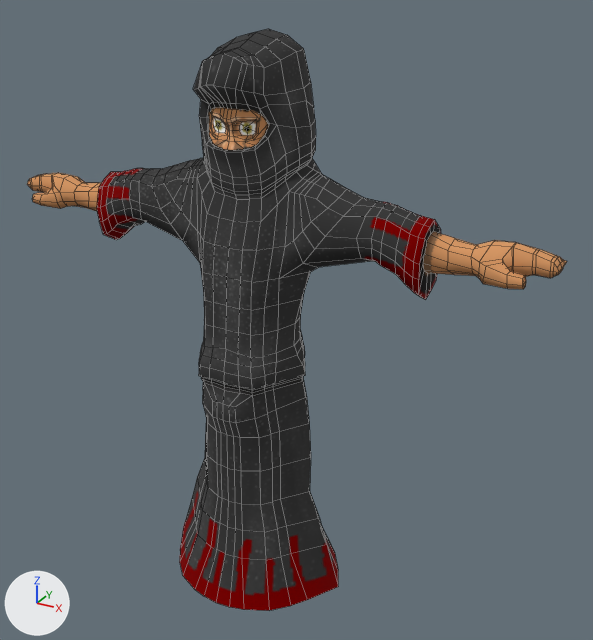
Renders of the FBX model Project Folder0008/Project Folder/Assets/Pruner.fbx from each side of a commit.
One viewpoint serves both versions: a camera (50 mm lens) standing at (0.17, -0.27, 0.268) and looking at (0.006, 0.028, 0.119). The axes (+X, +Y, +Z) are drawn at lower left. The lights are the same throughout. Mesh edges are drawn as thin lines. Where no turn or scale is listed for an object, it has been applied to the vertices.

The first picture shows 'RoadKillOut_0'.
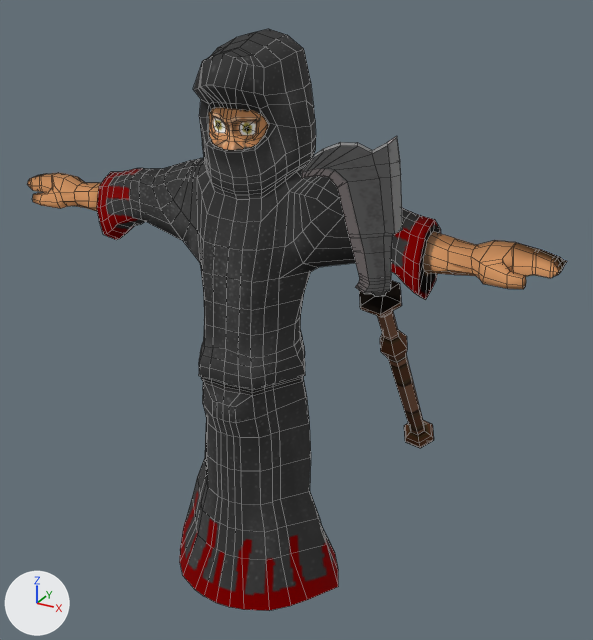
The newer file is also turned or shifted as a whole; pictures and numbers use the older file's frame.

Changed parts and their boxes [x1, y1, x2, y2] in the pictures (593 x 640 px):
'Staff_Weapon:RoadKillOut_0', added: after [302, 136, 434, 448]
part 1 of me_mesh, cut back: [523, 276, 526, 289] in both

The change in detail:
Picture 'Weapon Specular.tga' (img_weapon_specular_tga) is new.
Picture 'Weapon Diffuse.tga' (img_weapon_diffuse_tga) is new.
Material 'blinn2' (mat_blinn2) is new.
Uses the picture img_weapon_diffuse_tga.
Uses the picture img_weapon_specular_tga.
me_mesh is used by ob_roadkillout_0; location (0.0, 0.0, -0.0174).
Verts and faces of me_mesh; kept vertices keep their numbers, new ones are numbered from 1259.
Before the commit, vertices of me_mesh: 147 (0.112, -0.004, 0.182) at pixel (523, 289), 148 (0.112, -0.005, 0.184) at pixel (522, 285), 149 (0.112, -0.001, 0.182) at pixel (525, 286), 150 (0.112, 0.0, 0.184) at pixel (526, 280), 151 (0.111, -0.001, 0.186) at pixel (525, 275).
Before the commit, vertices of me_mesh: 152 (0.111, -0.004, 0.186) at pixel (522, 278).
me_mesh had 1259 vertices, 1250 faces and spanned x -0.124..0.122, y -0.034..0.041, z 0.019..0.261.
me_mesh now has 1259 vertices, 1244 faces and spans x -0.124..0.122, y -0.034..0.041, z 0.019..0.261.
Part 1, on me_mesh:
Faces deleted: (148, 151, 152), (147, 149, 148), (148, 150, 151), (148, 149, 150).
New faces: (147, 149, 150, 151, 152, 148).
Mesh me_mesh_001 is new.
It has 243 vertices, 244 faces and spans x -0.026..0.031, y -0.094..0.095, z -0.105..0.105.
It uses material mat_blinn2.
Object 'Staff_Weapon:RoadKillOut_0' (ob_staff_weapon_roadkillout_0) is new; it shows me_mesh_001.
Its location is (0.0562, 0.0252, 0.1196).
